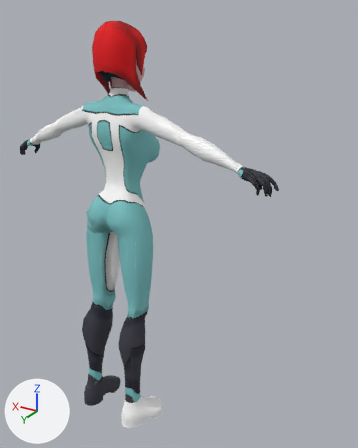
A saved change to the FBX model unityProject/Assets/Modelos/Personajes/Prota.FBX.
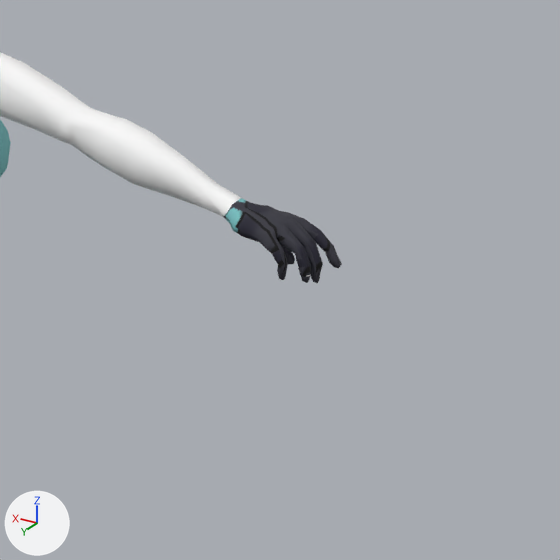
Each version is shown whole from a 50 mm lens placed at (-0.1951, 0.2447, 0.2672), pointed at (-0.0365, -0.0196, 0.135), then close up on the part from 44% to 100% of the width and 21% to 66% of the height. Arrows for +X, +Y and +Z are at lower left; the lights stay in place. Where no turn or scale is listed for an object, it has been applied to the vertices.

In view in the first close-up: 'cuerpo01'.
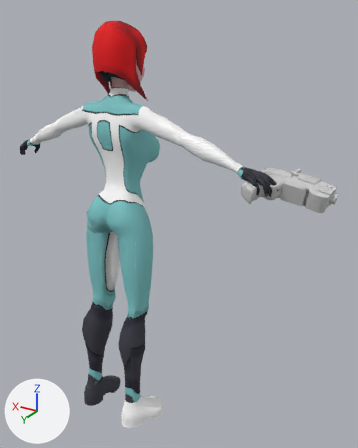
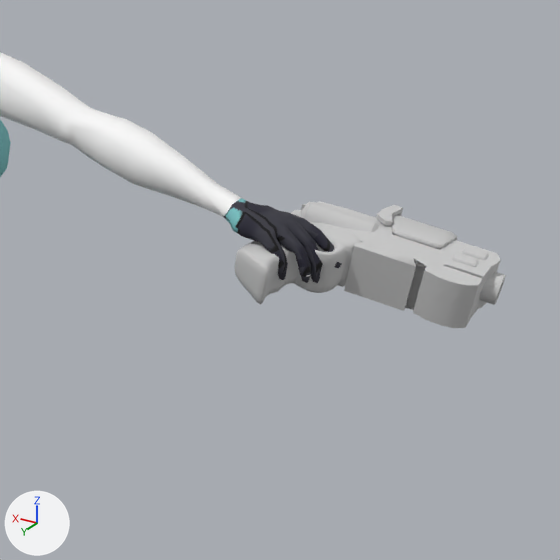
Where the change shows, as pixel boxes [x1, y1, x2, y2] in the close-ups (560 x 560 px):
'Pistolon', added
    after: [234, 201, 506, 328]

The change, as a diff of the scene's bpy script:
```diff
--- a/unityProject/Assets/Modelos/Personajes/Prota.FBX.py
+++ b/unityProject/Assets/Modelos/Personajes/Prota.FBX.py
@@ mat_pistola @@
+mat_pistola = principled_material('pistola')
+mat_pistola.base_color = (0.588, 0.588, 0.588)  # light grey #cacaca
+mat_pistola.roughness = 0.859
@@ me_ncl1_29 @@
+me_ncl1_29.from_pydata(...)  # 1766 vertices, 1789 faces; spans x -0.0376..0.0099, y -0.0201..0.0135, z -0.0113..0.008
+me_ncl1_29.materials.append(mat_pistola)  # light grey #cacaca
@@ ob_pistolon @@
+ob_pistolon = bpy.data.objects.new('Pistolon', me_ncl1_29)
+ob_pistolon.location = (-0.1014, -0.0012, 0.1787)
```
